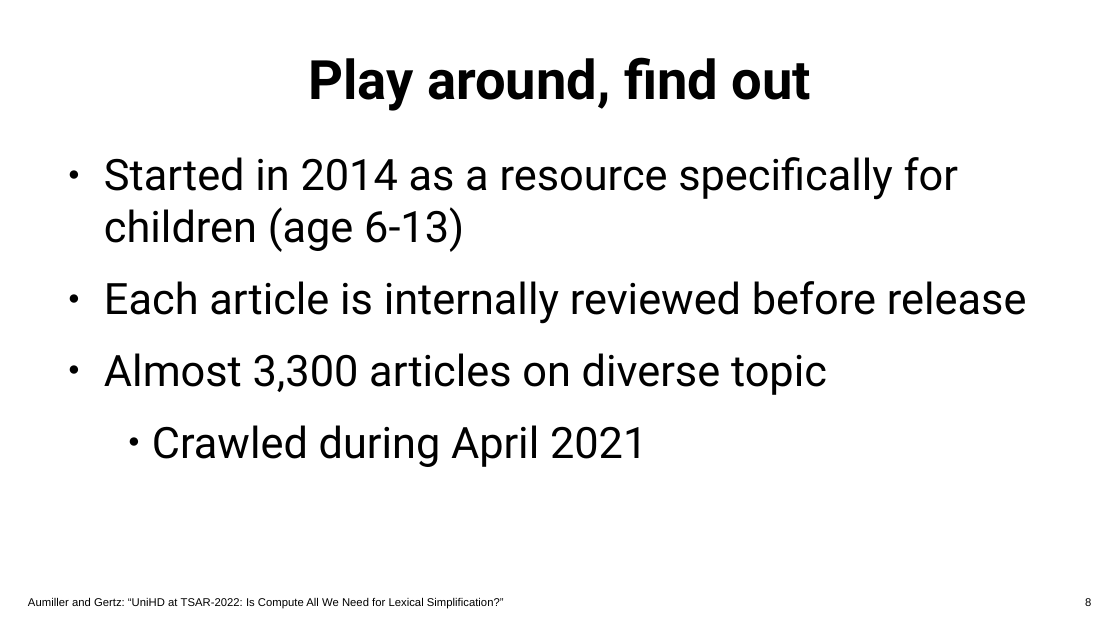
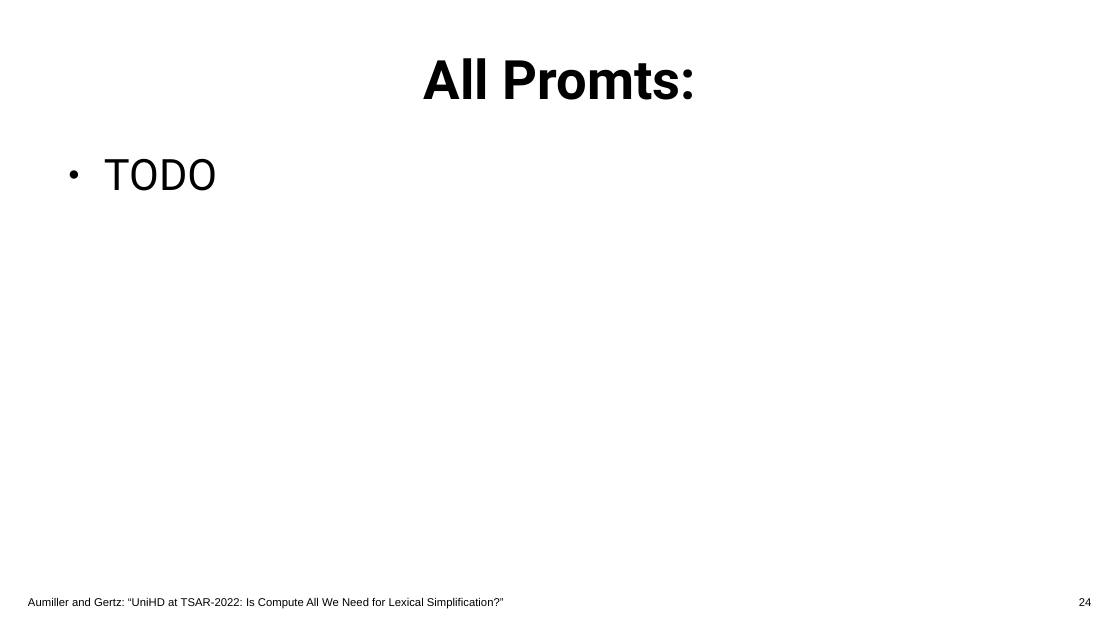
Before and after one commit to dennlinger/TSAR-2022-Shared-Task, a slide deck: slide 24 of presentation/uniHD_tsar.pptx (slide 8 before the commit). Drawn at 1120x630 pixels with LibreOffice and Linux fonts; fonts in the diff are those of the drawing; background and template pictures are left out. Boxes give left, top, right and bottom in pixels: in the first picture for what was removed or moved away, otherwise in the second. Text is boxed around its words. In the diff, an @@ line names an element or a change of style, - is before the commit and + after.

```diff
--- a/presentation/uniHD_tsar.pptx
+++ b/presentation/uniHD_tsar.pptx
@@ text at <box>424,58,696,100</box>: text changed @@
-Play around, find out
+All Promts:
@@ text at <box>104,158,217,191</box>: text changed @@
-● Started in 2014 as a resource specifically for children (age 6-13)
-● Each article is internally reviewed before release
-● Almost 3,300 articles on diverse topic
-      ● Crawled during April 2021
+● TODO
@@ page number at <box>1079,598,1092,606</box>: text changed @@
-8
+24
```
Also in this commit, not shown: 6 other slides changed, 15 slides added, 17 slides removed, 16 other files.
